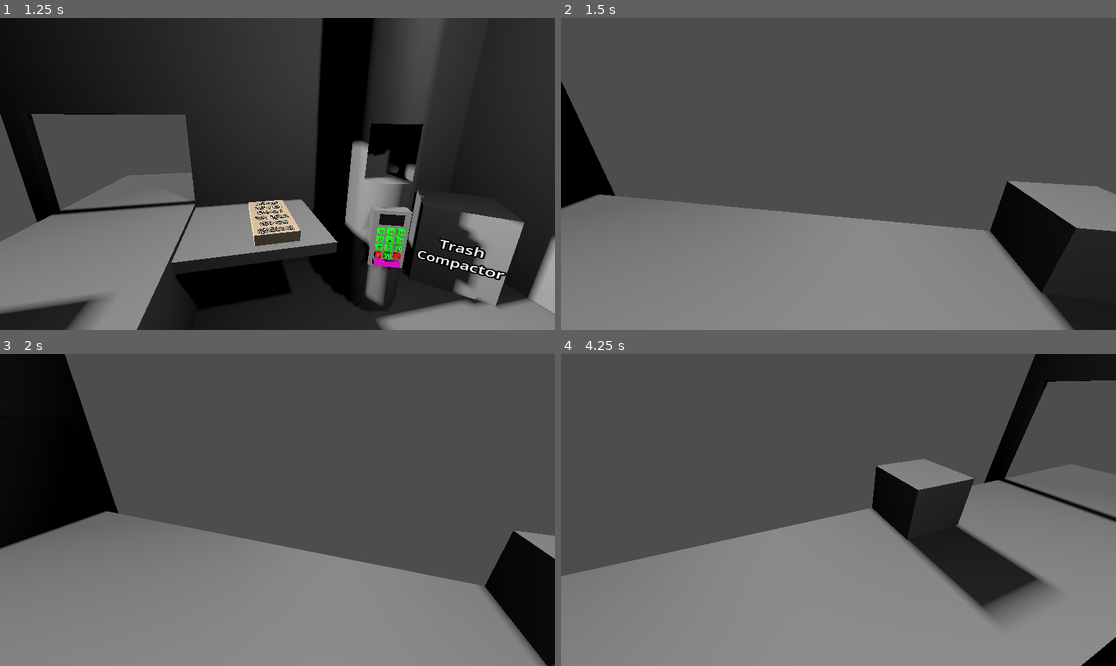
Above: before the commit, frames 1-4 (two rows, left to right).
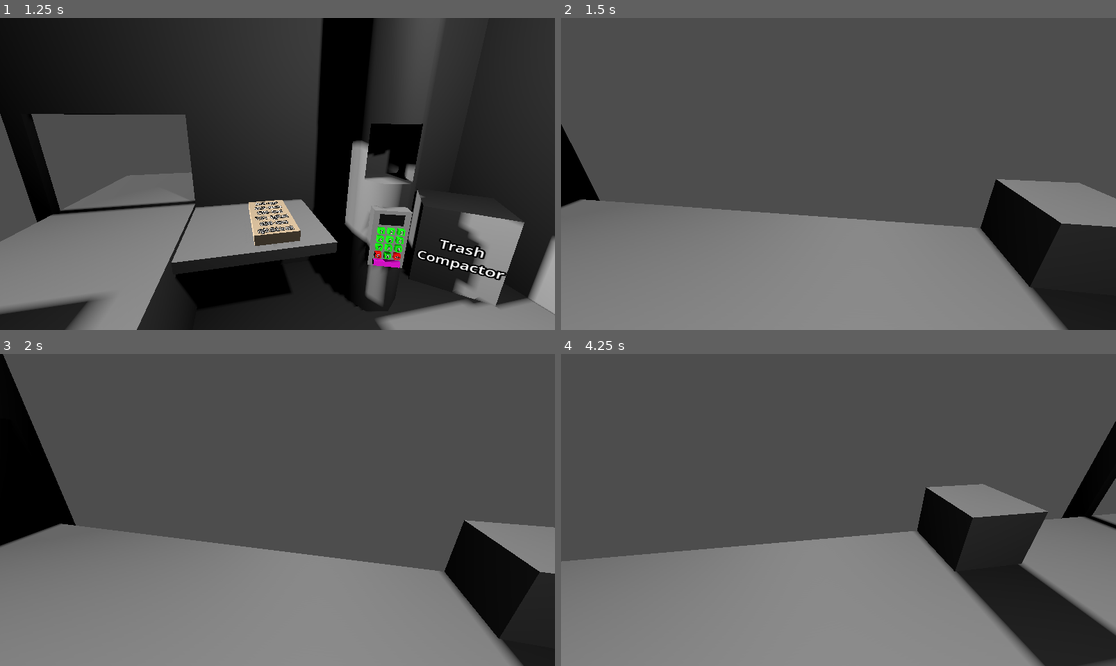
Above: after the commit, the same moments.

Repository: KristenKaiser/BadIdeas2026
Game: Godot game, scene res://Scenes/Main.tscn
The game is run twice, just before and just after one commit, with the same random seed, the same clock (stepped at 60 frames per second) and the same inputs.
Inputs (mouse positions are in pixels of both pictures, inside the frame that each line leads up to):
- Up to frame 1 (1.25 s): tap Enter at 0.5 s; move the mouse to (399, 158) at 0.52 s; hold Right (ui_right) from 0.53 s (still down); click (399, 158) at 0.67 s
- Up to frame 2 (1.5 s): tap Space at 1.25 s; move the mouse to (727, 189) at 1.27 s; release Right (ui_right) at 1.28 s; hold Left (ui_left) from 1.28 s (still down); click (727, 189) at 1.42 s
- Up to frame 3 (2 s): keep holding Left (ui_left)
- Up to frame 4 (4.25 s): move the mouse to (894, 441) at 2.02 s; release Left (ui_left) at 2.03 s; hold Right (ui_right) 2.03-3.53 s; click (894, 441) at 2.17 s; tap Enter at 2.75 s; move the mouse to (810, 572) at 2.77 s; click (810, 572) at 2.92 s; tap Space at 3.5 s; move the mouse to (1005, 556) at 3.52 s; hold Left (ui_left) from 3.53 s (still down); click (1005, 556) at 3.67 s

Frame 1 is identical in both runs. In frame 2, 3.2% of the frame differs, in the area x 0-100%, y 20-100%; in frame 3, 12%; in frame 4, 17%, in the area x 0-100%, y 0-100%.

Commit message:
held objects can be placed in boxes

Diff:
--- a/bad-ideas-game-jam-2026/Scenes/Box.tscn
+++ b/bad-ideas-game-jam-2026/Scenes/Box.tscn
@@ -18,3 +18,5 @@
 
 [node name="CollisionShape3D" type="CollisionShape3D" parent="Area3D"]
 shape = SubResource("BoxShape3D_42nxc")
+
+[connection signal="input_event" from="Area3D" to="." method="_on_area_3d_input_event"]
--- a/bad-ideas-game-jam-2026/Scripts/Managers/camera_manager.gd
+++ b/bad-ideas-game-jam-2026/Scripts/Managers/camera_manager.gd
@@ -40,3 +40,28 @@
 	item.global_rotation = current.global_rotation
 	mesh_instance.layers = 2
 	current.cull_mask = 0xFFFFFFFF
+
+func follow_mouse(camera : Camera3D, base_rotaton : Vector3, x_max_change : float, y_max_change : float, delta: float, speed : float):
+	##TODO make max chage greater towards center so drift area is round not square
+	var change : float = 1 ##TODO replace this with speed
+	var mouse_pos = get_viewport().get_mouse_position()
+	var screen_center = get_viewport().get_visible_rect().size/2
+	var x_change : float = 0
+	var y_change : float = 0
+	var y_dist_to_center : float = abs(mouse_pos.x - screen_center.x)/screen_center.x
+	var x_dist_to_center : float = abs(mouse_pos.y - screen_center.y)/screen_center.y
+	if mouse_pos.y > screen_center.y:
+		if camera.rotation_degrees.x - change > base_rotaton.x - x_max_change:
+			x_change = -smoothstep(0.0, 1.0, x_dist_to_center)
+	elif mouse_pos.y < screen_center.y:
+		if camera.rotation_degrees.x + change < base_rotaton.x + x_max_change:
+			x_change = smoothstep(0.0, 1.0, x_dist_to_center)
+
+	if mouse_pos.x > screen_center.x:
+		if camera.rotation_degrees.y - change > base_rotaton.y - y_max_change:
+			y_change = -smoothstep(0.0, 1.0, y_dist_to_center)
+	elif mouse_pos.x < screen_center.x:
+		if camera.rotation_degrees.y + change < base_rotaton.y + y_max_change:
+			y_change = smoothstep(0.0, 1.0, y_dist_to_center)
+
+	camera.rotation_degrees += Vector3(x_change, y_change , 0) * delta * speed
--- a/bad-ideas-game-jam-2026/Scripts/Managers/merch_manager.gd
+++ b/bad-ideas-game-jam-2026/Scripts/Managers/merch_manager.gd
@@ -2,6 +2,27 @@
 class_name MerchManager
 
 var all_merch : Array[Merchandise]
+var held_merch : Array[Merchandise]
 
 func add_merch(merch : Merchandise):
 	all_merch.append(merch)
+
+func remove_merch(merch : Merchandise):
+	while all_merch.has(merch):
+		all_merch.erase(merch)
+
+func hold_merch(merch : Merchandise):
+	held_merch.append(merch)
+
+func drop_merch(merch : Merchandise):
+	while held_merch.has(merch):
+		held_merch.erase(merch)
+
+func pop_last_held_merch()-> Merchandise:
+	return held_merch.pop_back()
+
+func place_held_merch(new_parent : Node3D, offset : Vector3):
+	var merch =  pop_last_held_merch()
+	merch.scale = Vector3.ONE
+	merch.reparent(new_parent)
+	merch.global_position = new_parent.global_position + offset
--- a/bad-ideas-game-jam-2026/Scripts/Merchandise.gd
+++ b/bad-ideas-game-jam-2026/Scripts/Merchandise.gd
@@ -34,3 +34,4 @@
 	else:
 		is_held = true
 		Global.camera_manager.hold_item(self, object_mesh)
+		Global.merch_manager.hold_merch(self)
--- a/bad-ideas-game-jam-2026/Scripts/box.gd
+++ b/bad-ideas-game-jam-2026/Scripts/box.gd
@@ -3,8 +3,6 @@
 
 enum State {ENTERING, CONVEYING, EXITING}
 var current_state : State
-
-
 
 
 func _process(delta: float) -> void:
@@ -27,4 +25,10 @@
 
 func ship():
 	Global.box_manager.box_dropper.drop_box()
+	await get_tree().create_timer(1).timeout
 	self.queue_free()
+
+func _on_area_3d_input_event(_camera: Node, event: InputEvent, _event_position: Vector3, _normal: Vector3, _shape_idx: int) -> void:
+	if event is InputEventMouseButton:
+			if event.button_index == MOUSE_BUTTON_LEFT and event.pressed:
+				Global.merch_manager.place_held_merch(self, Vector3.ZERO)
--- a/bad-ideas-game-jam-2026/Scripts/box_dropper.gd
+++ b/bad-ideas-game-jam-2026/Scripts/box_dropper.gd
@@ -6,6 +6,7 @@
 	Global.box_manager.box_dropper = self
 
 func drop_box():
+	print("drop box")
 	var new_box : Box = BOX.instantiate()
 
 	Global.box_manager.add_box(new_box)
@@ -16,5 +17,5 @@
 func _unhandled_input(event: InputEvent) -> void:
 	if event is InputEventKey:
 		if event is InputEventKey and event.pressed and event.keycode == 66:
-			print("drop box")
+
 			drop_box()
--- a/bad-ideas-game-jam-2026/Scripts/main_camera.gd
+++ b/bad-ideas-game-jam-2026/Scripts/main_camera.gd
@@ -4,7 +4,7 @@
 var current_direction : Direction
 
 var x_max_rotation_change : float = 35
-var y_max_rotation_change : float = 35
+var y_max_rotation_change : float = 40
 
 var left_position = Vector3(-.885, 1.75, -1.5)
 var left_rotation = Vector3(-15, 101.5, 0)
@@ -20,7 +20,7 @@
 
 func _process(delta: float) -> void:
 	if current_direction == Direction.CENTER:
-		follow_mouse()
+		Global.camera_manager.follow_mouse(self, center_rotation, x_max_rotation_change, y_max_rotation_change, delta, 30)
 
 func _unhandled_input(event: InputEvent):
 	if event.is_action_pressed("ui_right"):
@@ -46,29 +46,3 @@
 		Direction.LEFT:
 			position = left_position
 			rotation_degrees = left_rotation
-
-
-func follow_mouse():
-	var change : float = 1
-
-	var mouse_pos = get_viewport().get_mouse_position()
-	var screen_center = get_viewport().get_visible_rect().size/2
-	var x_change : float = 0
-	var y_change : float = 0
-	var y_dist_to_center : float = abs(mouse_pos.x - screen_center.x)/screen_center.x
-	var x_dist_to_center : float = abs(mouse_pos.y - screen_center.y)/screen_center.y
-	if mouse_pos.y > screen_center.y:
-		if rotation_degrees.x - change > center_rotation.x - x_max_rotation_change:
-			x_change = -smoothstep(0.0, 1.0, x_dist_to_center)
-	elif mouse_pos.y < screen_center.y:
-		if rotation_degrees.x + change < center_rotation.x + x_max_rotation_change:
-			x_change = smoothstep(0.0, 1.0, x_dist_to_center)
-
-	if mouse_pos.x > screen_center.x:
-		if rotation_degrees.y - change > center_rotation.y - y_max_rotation_change:
-			y_change = -smoothstep(0.0, 1.0, y_dist_to_center)
-	elif mouse_pos.x < screen_center.x:
-		if rotation_degrees.y + change < center_rotation.y + y_max_rotation_change:
-			y_change = smoothstep(0.0, 1.0, y_dist_to_center)
-	#
-	rotation_degrees += Vector3(x_change, y_change , 0)
